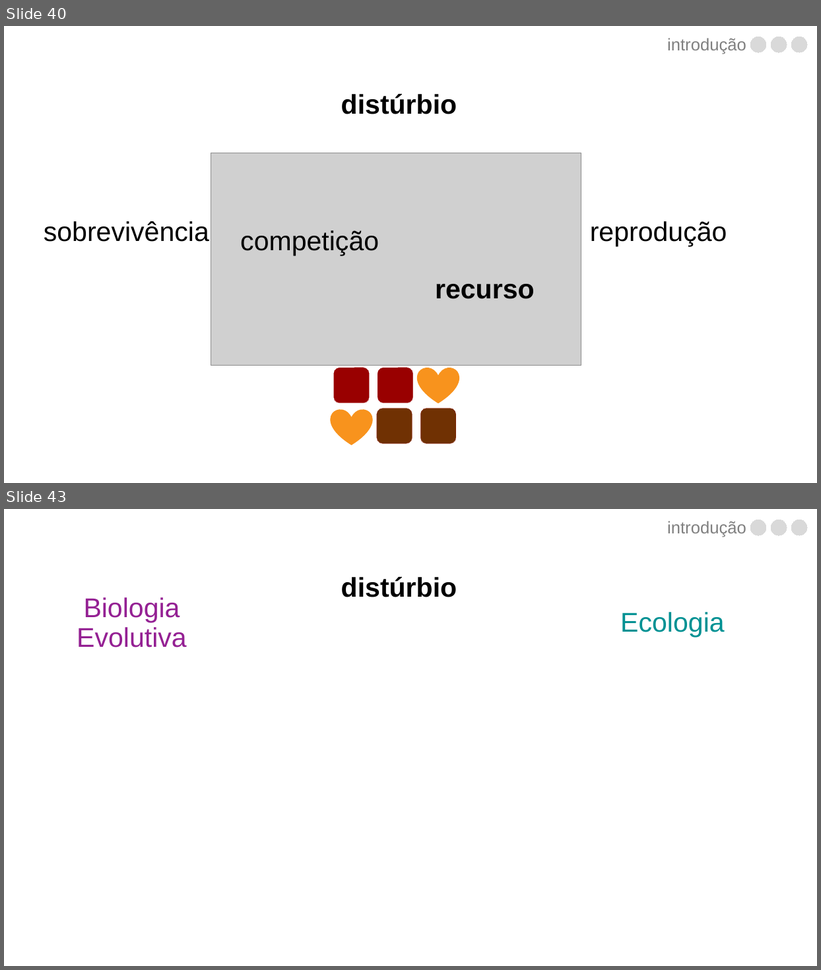
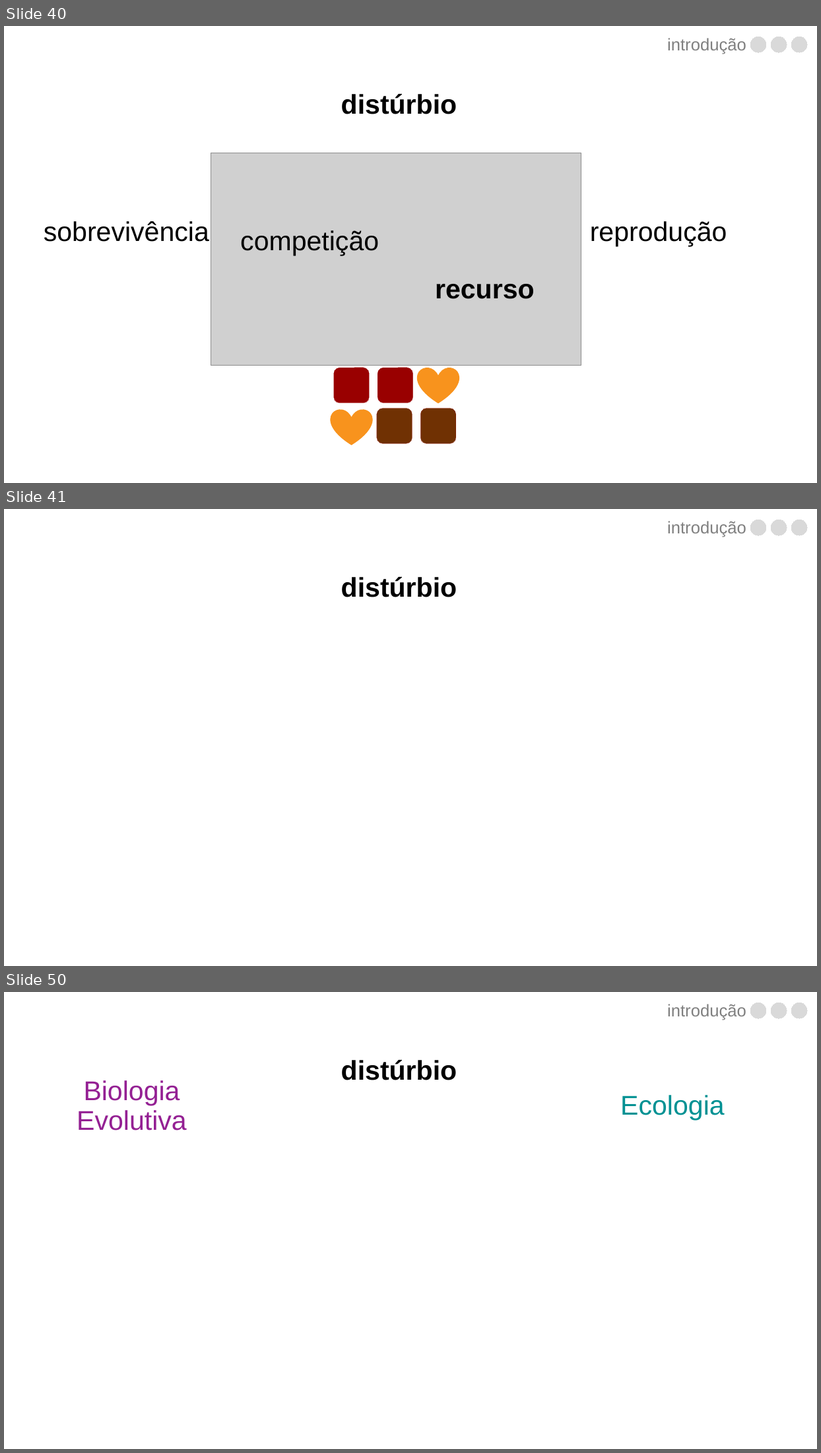
Before and after one commit to luisanovara/dissertacao, a slide deck: DEFESA.pptx. Shown one above the other, each under a label of ours: slides 40 and 43 before the commit, slides 40, 41 and 50 after it; the slides between them are not shown. The pictures are 821x970 and 821x1453 pixels, drawn with LibreOffice and Linux fonts; fonts in the diff are those of the drawing; grey boxes stand for pictures. Boxes give left, top, right and bottom in pixels: in the first picture for what was removed or moved away, otherwise in the second. Text is boxed around its words. In the diff, an @@ line names an element or a change of style, - is before the commit and + after.

```diff
--- a/DEFESA.pptx
+++ b/DEFESA.pptx
@@ slide 41 added at (4, 509, 817, 966), background #FFFFFF @@
@@ text added at (667, 521, 746, 537), 20 pt, text #808080 @@
+introdução
@@ freeform shape added at (750, 520, 766, 536), fill #D9D9D9, outline #D9D9D9 0 pt @@
@@ freeform shape added at (772, 520, 787, 536), fill #D9D9D9, outline #D9D9D9 0 pt @@
@@ freeform shape added at (791, 520, 807, 536), fill #D9D9D9, outline #D9D9D9 0 pt @@
@@ text added at (341, 577, 457, 597), 32 pt, text #000000, bold @@
+distúrbio
@@ what was slide 43 is now slide 50 @@
```
Also in this commit, not shown: 2 slides changed, 6 other slides added.
